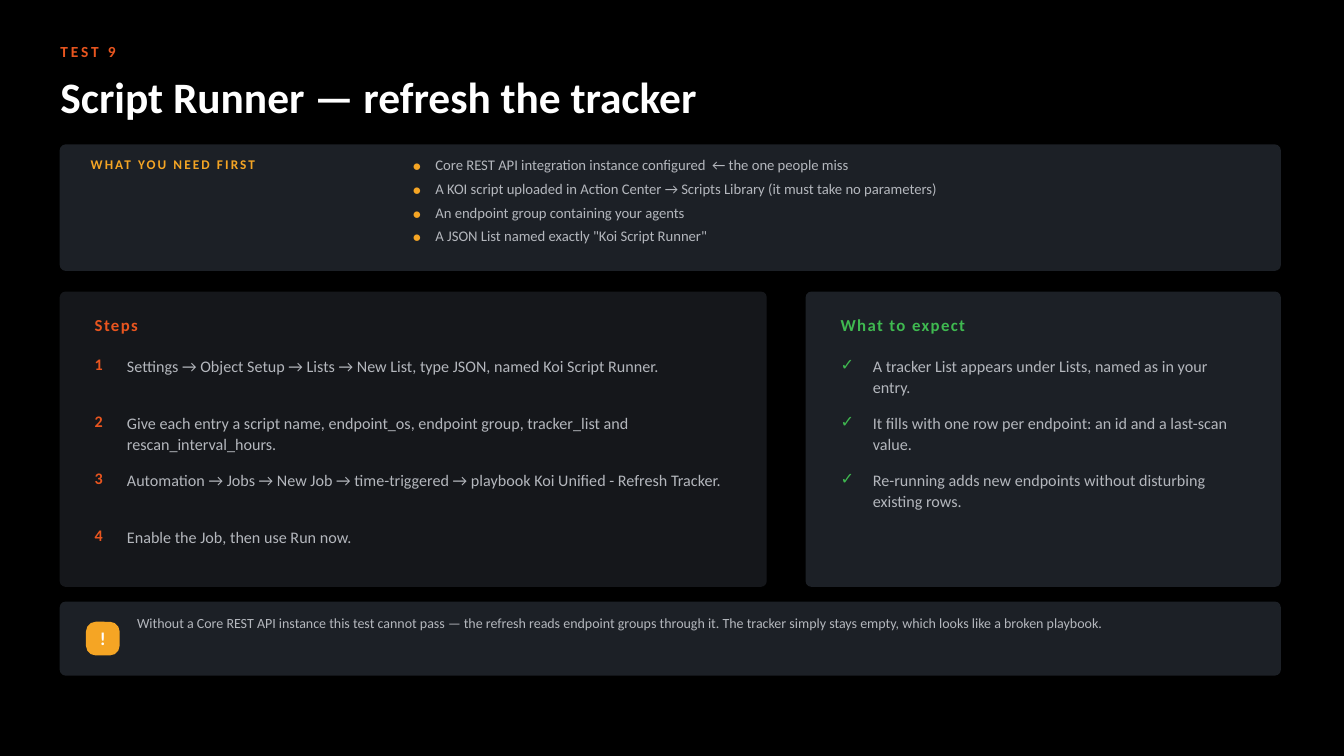
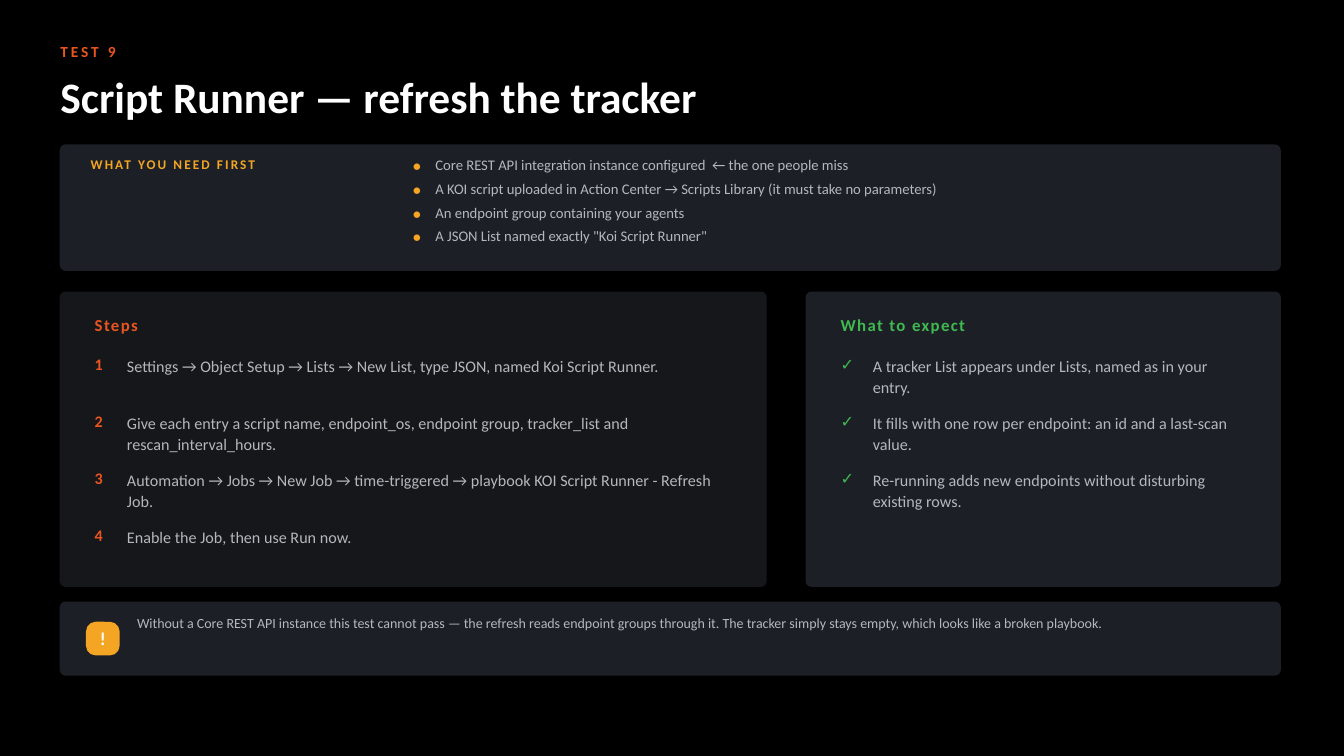
Before and after one commit to ayman-m/koi-xsiam-pack, a slide deck: slide 15 of docs/KOI_Content_Pack_Test_Guide.pptx. Drawn at 1344x756 pixels with LibreOffice and Linux fonts; fonts in the diff are those of the drawing. Boxes give left, top, right and bottom in pixels: in the first picture for what was removed or moved away, otherwise in the second. Text is boxed around its words. In the diff, an @@ line names an element or a change of style, - is before the commit and + after.

```diff
--- a/docs/KOI_Content_Pack_Test_Guide.pptx
+++ b/docs/KOI_Content_Pack_Test_Guide.pptx
@@ text at [127, 475, 710, 507]: text changed @@
-Automation → Jobs → New Job → time-triggered → playbook Koi Unified - Refresh Tracker.
+Automation → Jobs → New Job → time-triggered → playbook KOI Script Runner - Refresh Job.
```
Also in this commit, not shown: 5 other slides changed, 38 other files.
